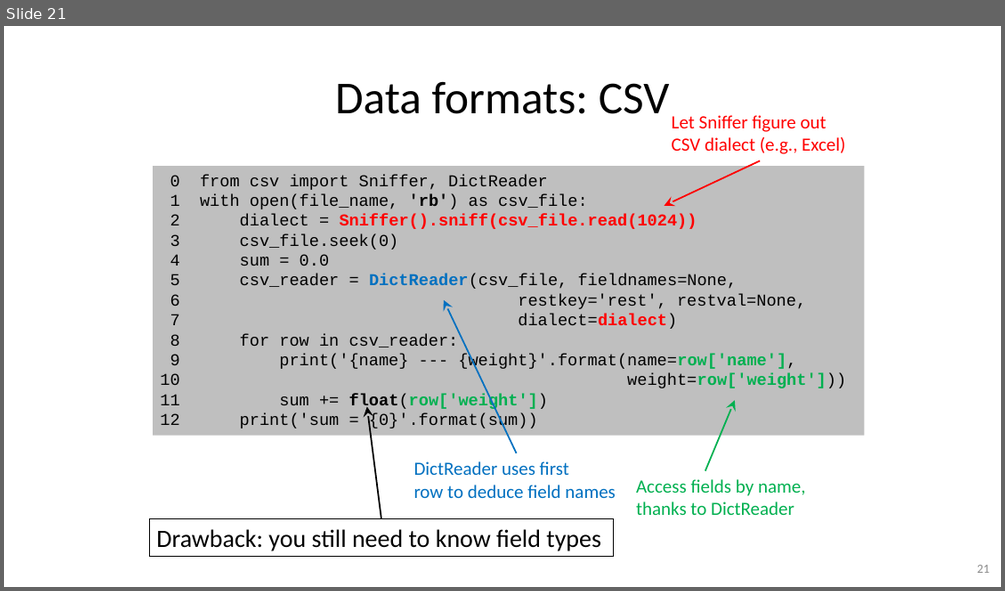
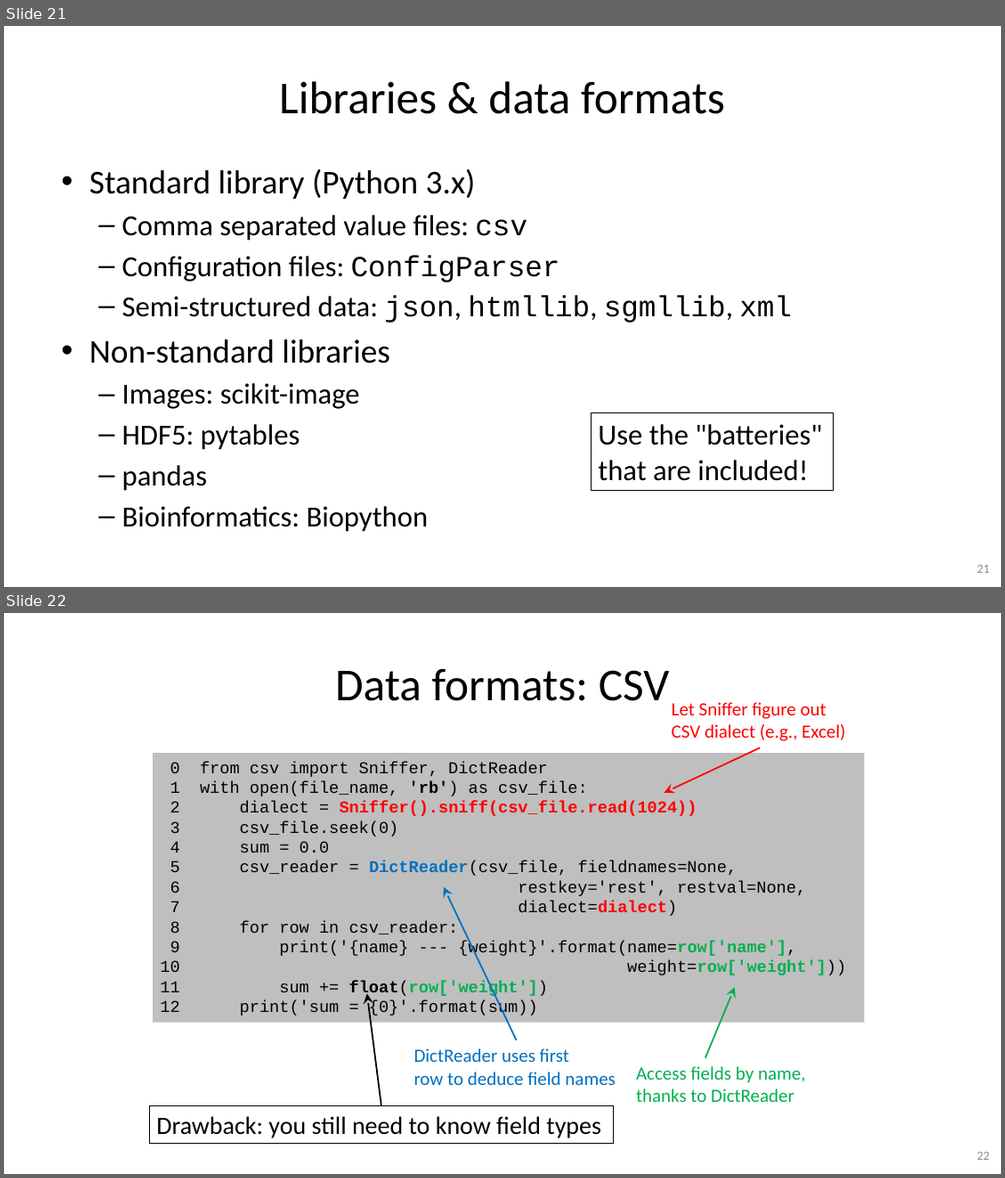
Before and after one commit to gjbex/Python-for-systems-programming, a slide deck: python_for_systems_programming.pptx. Shown one above the other, each under a label of ours: slide 21 before the commit, slides 21 and 22 after it. The pictures are 1005x591 and 1005x1178 pixels, drawn with LibreOffice and Linux fonts; fonts in the diff are those of the drawing. Boxes give left, top, right and bottom in pixels: in the first picture for what was removed or moved away, otherwise in the second. Text is boxed around its words. In the diff, an @@ line names an element or a change of style, - is before the commit and + after.

Commit message:
Add slide on data formats

```diff
--- a/python_for_systems_programming.pptx
+++ b/python_for_systems_programming.pptx
@@ slide 21 added at [4,26,1001,587], background #FFFFFF @@
@@ title added at [279,81,725,114], 44 pt, text #000000 @@
+Libraries & data formats
@@ text added at [89,169,792,532], 28 pt, text #000000 @@
+• Standard library (Python 3.x)
+  – Comma separated value files: csv
+  – Configuration files: ConfigParser
+  – Semi-structured data: json, htmllib, sgmllib, xml
+• Non-standard libraries
+  – Images: scikit-image
+  – HDF5: pytables
+  – pandas
+  – Bioinformatics: Biopython
@@ rectangle added at [591,412,833,491], outline #000000 0.75 pt, 28 pt, text #000000 @@
+Use the "batteries"
+that are included!
@@ page number added at [977,564,989,572], 12 pt, text #8C8C8C @@
+21
@@ what was slide 21 is now slide 22 @@
@@ page number at [977,1151,989,1159]: text changed @@
-21
+22
```
